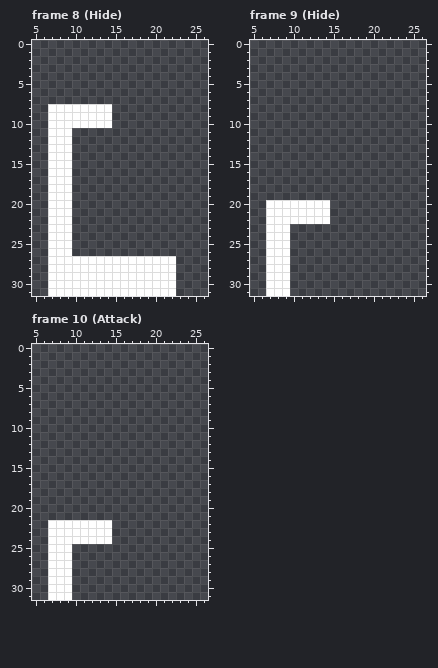
Pixel-art file -- Assets/Sprites/FamiliarScorpion.aseprite. That is the earlier state.
32x32 pixels, 11 frames. Shown: frame 8 (Hide): x 5..26, y 0..31; frame 9 (Hide): x 5..26, y 0..31; frame 10 (Attack): x 5..26, y 0..31. The commit also changed other frames, which this record leaves out.
The same view after the edit:
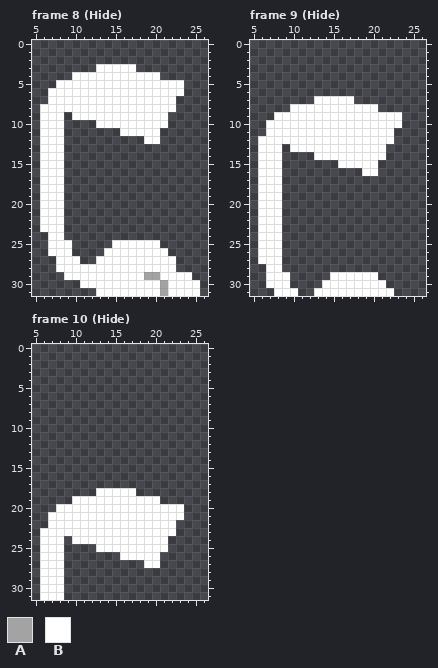
Palette (. is transparent): A #a3a3a3  B #ffffff
Difference:
Frame 8 (Hide):
y 3: x 13..17 ..... -> BBBBB
y 4: x 10..20 ........... -> BBBBBBBBBBB
y 5: x 8..23 ................ -> BBBBBBBBBBBBBBBB
y 6: x 7..23 ................. -> BBBBBBBBBBBBBBBBB
y 7: x 7..22 ................ -> BBBBBBBBBBBBBBBB
y 8: x 6 . -> B; x 15..22 ........ -> BBBBBBBB
y 9: x 6 . -> B; x 9 B -> .; x 15..21 ....... -> BBBBBBB
y 10: x 6 . -> B; x 9..12 BBBB -> ....; x 15..21 ....... -> BBBBBBB
y 11: x 6 . -> B; x 9 B -> .; x 16..20 ..... -> BBBBB
y 12: x 6 . -> B; x 9 B -> .; x 19..20 .. -> BB
y 13..23: x 6 . -> B; x 9 B -> .
y 24: x 9 B -> .
y 25: x 15..20 ...... -> BBBBBB
y 26: x 14..21 ........ -> BBBBBBBB
y 27: x 7 B -> .; x 11..12 BB -> ..
y 28: x 7 B -> .
y 29: x 7..8 BB -> ..; x 19..20 BB -> AA; x 23..24 .. -> BB
y 30: x 7..10 BBBB -> ....; x 21 B -> A; x 23..25 ... -> BBB
y 31: x 7..12 BBBBBB -> ......; x 21 B -> A; x 23..25 ... -> BBB
Frame 9 (Hide):
y 7: x 13..17 ..... -> BBBBB
y 8: x 10..20 ........... -> BBBBBBBBBBB
y 9: x 8..23 ................ -> BBBBBBBBBBBBBBBB
y 10: x 7..23 ................. -> BBBBBBBBBBBBBBBBB
y 11: x 7..22 ................ -> BBBBBBBBBBBBBBBB
y 12: x 6..22 ................. -> BBBBBBBBBBBBBBBBB
y 13: x 6..8 ... -> BBB; x 10..21 ............ -> BBBBBBBBBBBB
y 14: x 6..8 ... -> BBB; x 13..21 ......... -> BBBBBBBBB
y 15: x 6..8 ... -> BBB; x 16..20 ..... -> BBBBB
y 16: x 6..8 ... -> BBB; x 19..20 .. -> BB
y 17..19: x 6..8 ... -> BBB
y 20..22: x 6 . -> B; x 9..14 BBBBBB -> ......
y 23..27: x 6 . -> B; x 9 B -> .
y 28: x 9 B -> .
y 29: x 15..20 ...... -> BBBBBB
y 30: x 14..21 ........ -> BBBBBBBB
y 31: x 7 B -> .; x 10 . -> B; x 13..22 .......... -> BBBBBBBBBB
Frame 10 (Hide):
y 18: x 13..17 ..... -> BBBBB
y 19: x 10..20 ........... -> BBBBBBBBBBB
y 20: x 8..23 ................ -> BBBBBBBBBBBBBBBB
y 21: x 7..23 ................. -> BBBBBBBBBBBBBBBBB
y 22: x 15..22 ........ -> BBBBBBBB
y 23: x 6 . -> B; x 15..22 ........ -> BBBBBBBB
y 24: x 6 . -> B; x 9 B -> .; x 15..21 ....... -> BBBBBBB
y 25: x 6 . -> B; x 9 B -> .; x 13..21 ......... -> BBBBBBBBB
y 26: x 6 . -> B; x 9 B -> .; x 16..20 ..... -> BBBBB
y 27: x 6 . -> B; x 9 B -> .; x 19..20 .. -> BB
y 28..31: x 6 . -> B; x 9 B -> .
Changed places in both pictures, as pixel boxes (x1, y1, x2, y2):
changed: (40, 64, 200, 296)
changed: (258, 96, 402, 296)
changed: (40, 488, 184, 600)
